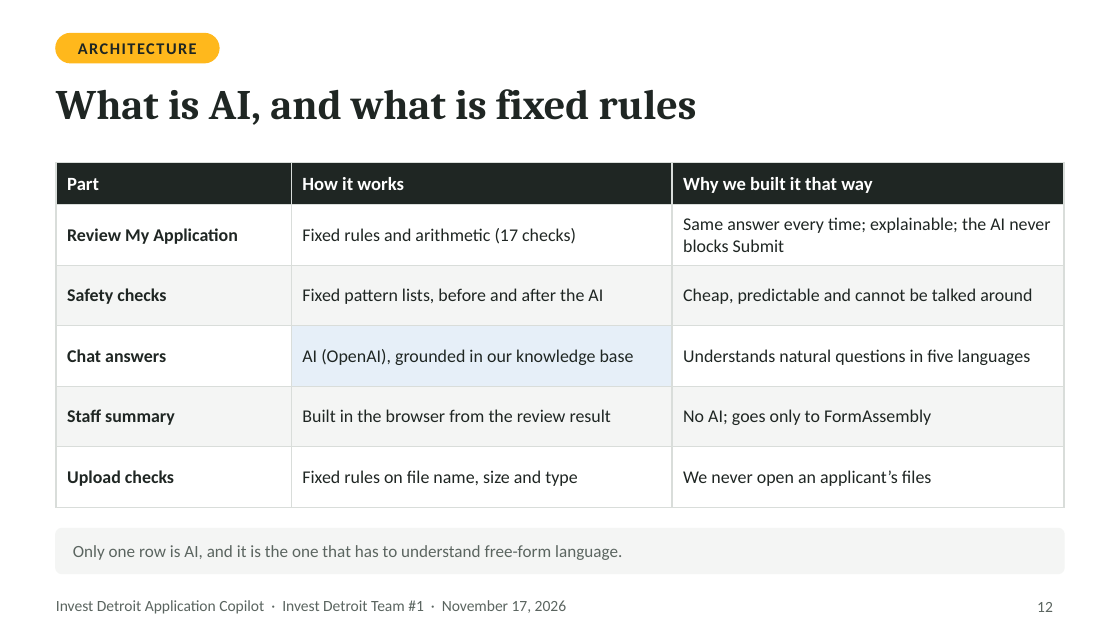
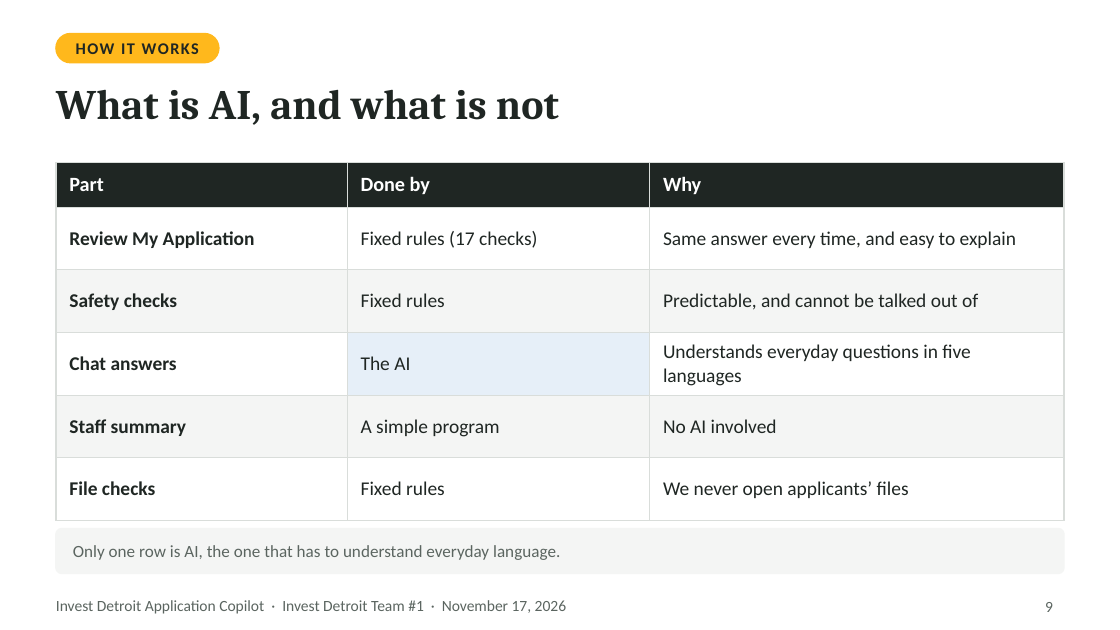
Before and after one commit to Ross-Business-Tech/Invest-Detroit-Project-1, a slide deck: slide 9 of docs/slides/Invest-Detroit-Copilot-Final-Presentation.pptx (slide 12 before the commit). Drawn at 1120x630 pixels with LibreOffice and Linux fonts; fonts in the diff are those of the drawing. Boxes give left, top, right and bottom in pixels: in the first picture for what was removed or moved away, otherwise in the second. Text is boxed around its words. In the diff, an @@ line names an element or a change of style, - is before the commit and + after.

```diff
--- a/docs/slides/Invest-Detroit-Copilot-Final-Presentation.pptx
+++ b/docs/slides/Invest-Detroit-Copilot-Final-Presentation.pptx
@@ text at <box>76,43,199,54</box>: text changed @@
-ARCHITECTURE
+HOW IT WORKS
@@ text at <box>56,89,559,125</box>: text changed @@
-What is AI, and what is fixed rules
+What is AI, and what is not
@@ table at <box>56,162,1064,502</box> @@
-row 1, column 2: How it works
+row 1, column 2: Done by
-row 1, column 3: Why we built it that way
+row 1, column 3: Why
-row 2, column 2: Fixed rules and arithmetic (17 checks)
+row 2, column 2: Fixed rules (17 checks)
-row 2, column 3: Same answer every time; explainable; the AI never blocks Submit
+row 2, column 3: Same answer every time, and easy to explain
-row 3, column 2: Fixed pattern lists, before and after the AI
+row 3, column 2: Fixed rules
-row 3, column 3: Cheap, predictable and cannot be talked around
+row 3, column 3: Predictable, and cannot be talked out of
-row 4, column 2: AI (OpenAI), grounded in our knowledge base
+row 4, column 2: The AI
-row 4, column 3: Understands natural questions in five languages
+row 4, column 3: Understands everyday questions in five languages
-row 5, column 2: Built in the browser from the review result
+row 5, column 2: A simple program
-row 5, column 3: No AI; goes only to FormAssembly
+row 5, column 3: No AI involved
-row 6: Upload checks | Fixed rules on file name, size and type | We never open an applicant’s files
+row 6: File checks | Fixed rules | We never open applicants’ files
@@ size 12 to 13 pt in "Part" @@
@@ size 11.5 to 12.5 pt in "Review My Application", "Safety checks", "Chat answers", "Staff summary" @@
@@ text at <box>73,545,560,560</box>: text changed @@
-Only one row is AI, and it is the one that has to understand free-form language.
+Only one row is AI, the one that has to understand everyday language.
@@ page number at <box>1045,602,1053,612</box>: text changed @@
-12
+9
```
Also in this commit, not shown: 16 other slides changed, 3 slides added, 14 slides removed, 5 other files.
